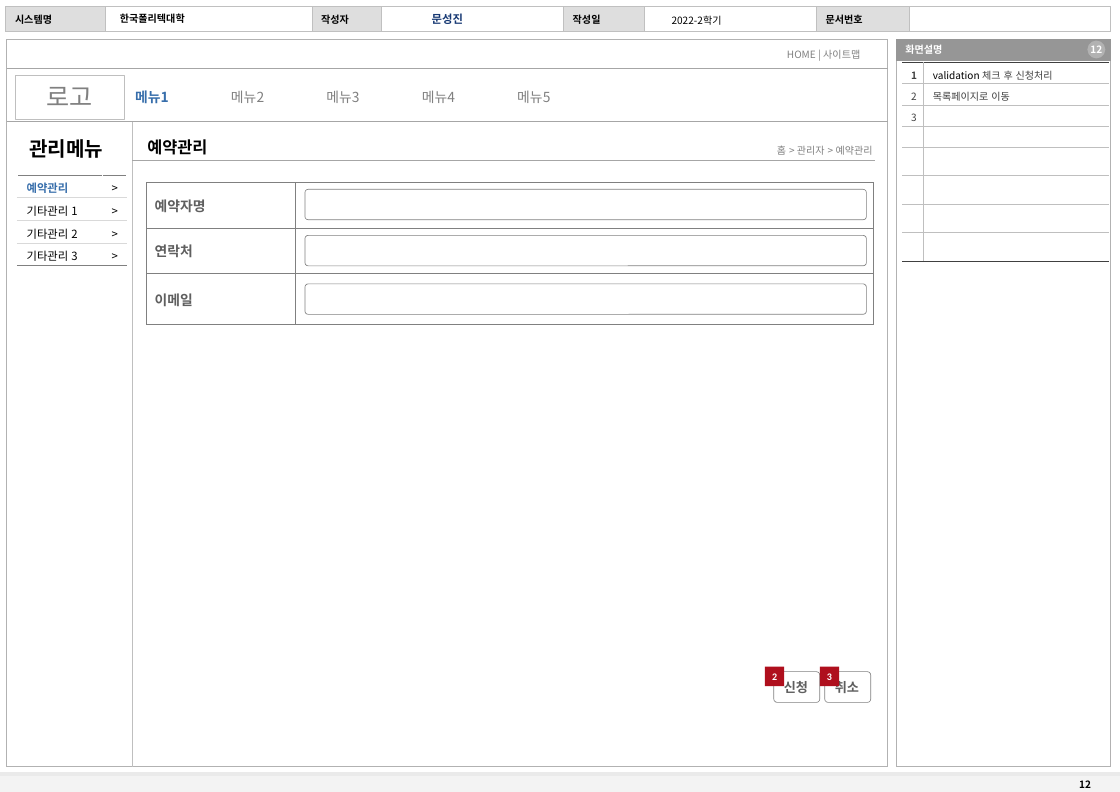
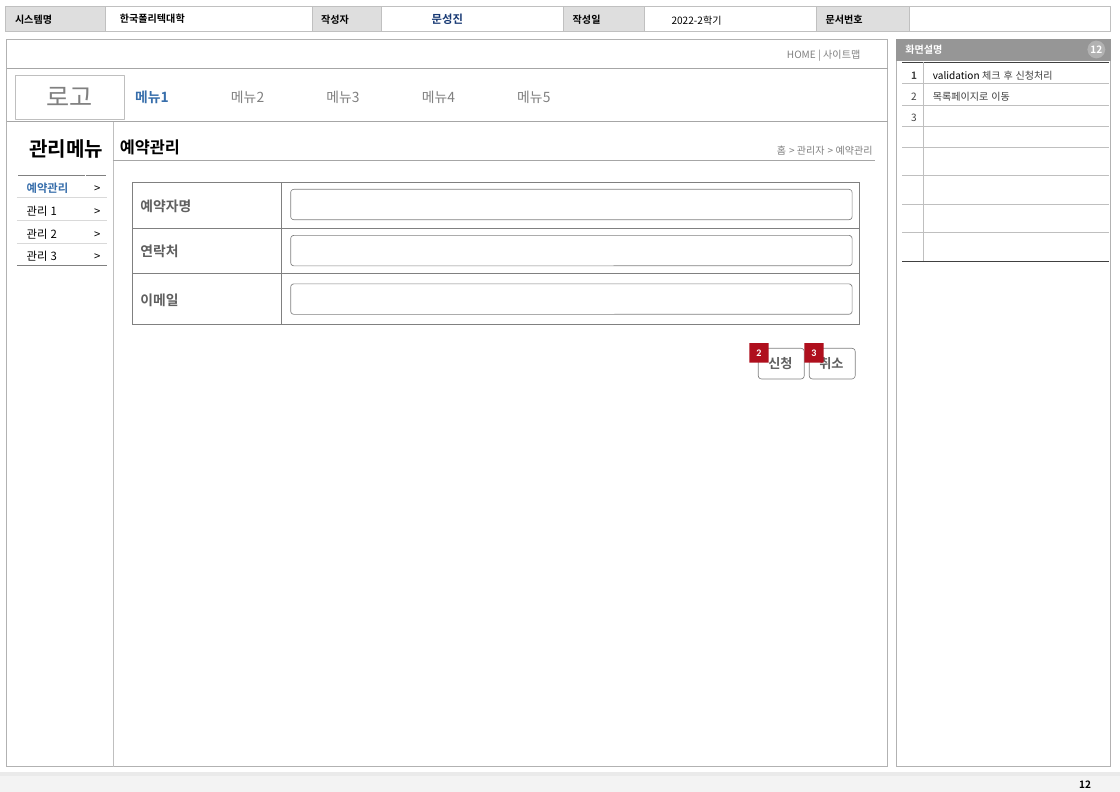
Before and after one commit to seongjinmoon/study2022, a slide deck: slide 12 of homepage2022/Document/강의/2학기/5주차/한국폴리텍 예약관리.pptx. Drawn at 1120x792 pixels with LibreOffice and Linux fonts; fonts in the diff are those of the drawing. Boxes give left, top, right and bottom in pixels: in the first picture for what was removed or moved away, otherwise in the second. Text is boxed around its words. In the diff, an @@ line names an element or a change of style, - is before the commit and + after.

```diff
--- a/homepage2022/Document/강의/2학기/5주차/한국폴리텍 예약관리.pptx
+++ b/homepage2022/Document/강의/2학기/5주차/한국폴리텍 예약관리.pptx
@@ text "예약관리" moved from (x1=147, y1=139, x2=207, y2=155) to (x1=120, y1=139, x2=180, y2=155) @@
@@ line moved from (132, 122) - (132, 766) to (113, 122) - (113, 766) @@
@@ table at (x1=17, y1=175, x2=106, y2=265) @@
-row 2, column 1: 기타관리 1
+row 2, column 1: 관리 1
-row 3, column 1: 기타관리 2
+row 3, column 1: 관리 2
-row 4, column 1: 기타관리 3
+row 4, column 1: 관리 3
@@ table resized from (x1=17, y1=175, x2=126, y2=265) to (x1=17, y1=175, x2=106, y2=265) @@
@@ line moved from (132, 161) - (874, 161) to (113, 161) - (874, 161) @@
@@ 3 rounded rectangles, 1 table moved together from (x1=147, y1=182, x2=873, y2=324) to (x1=132, y1=182, x2=859, y2=324) @@
@@ 2 rounded rectangles, 2 rectangles moved together from (x1=764, y1=667, x2=870, y2=702) to (x1=749, y1=343, x2=855, y2=379) @@
```
Also in this commit, not shown: 7 other slides changed.
